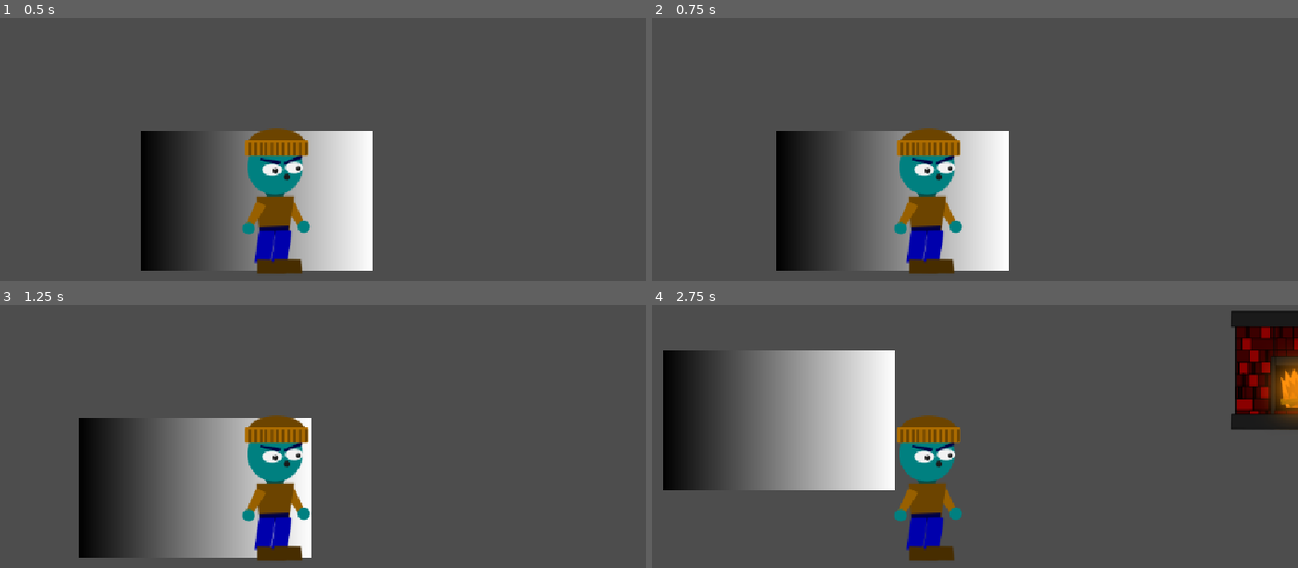
Above: before the commit, frames 1-4 (two rows, left to right).
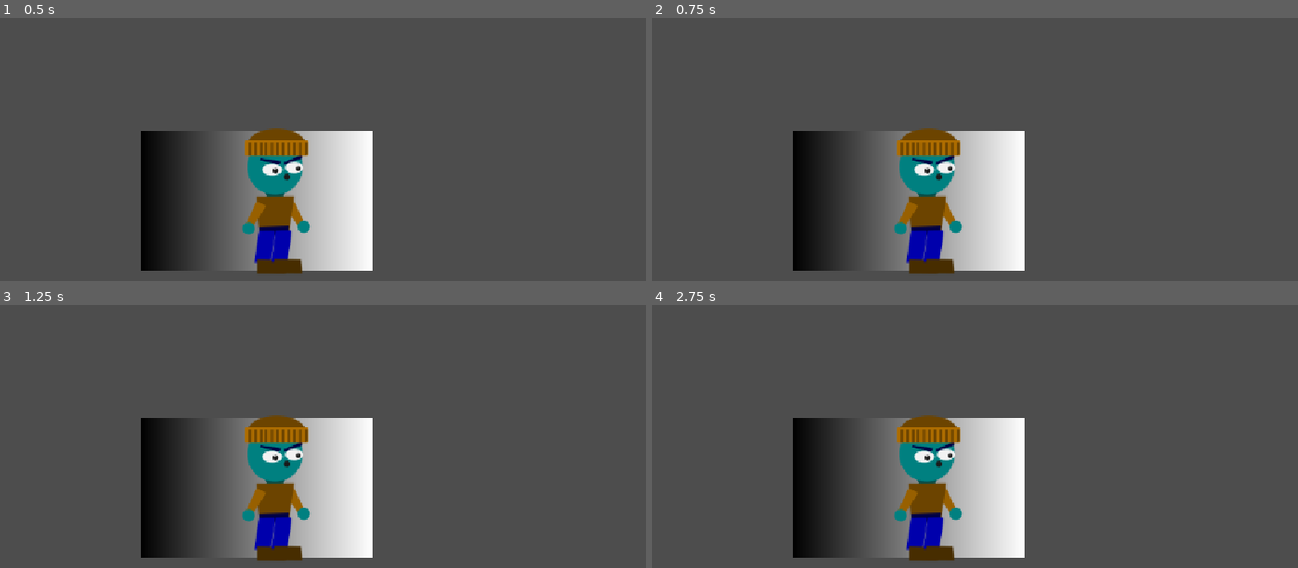
Above: after the commit, the same moments.

Repository: DropletU/autumn
Game: Godot game, scene res://Scenes/main.tscn
The game is run twice, just before and just after one commit, with the same random seed, the same clock (stepped at 60 frames per second) and the same inputs.
Inputs:
- Up to frame 1 (0.5 s): no input
- Up to frame 2 (0.75 s): tap Enter at 0.5 s; hold D (right) from 0.53 s (still down); hold Shift (sprint) from 0.53 s (still down)
- Up to frame 3 (1.25 s): keep holding D (right); keep holding Shift (sprint)
- Up to frame 4 (2.75 s): release D (right) at 1.28 s; release Shift (sprint) at 1.28 s; hold S (down) 1.28-2.03 s; tap Shift (sprint) at 1.35 s; hold D (right) from 2.03 s (still down); hold Shift (sprint) from 2.03 s (still down)

Frame 1 is identical in both runs. In frame 2, 2.7% of the frame differs, in the area x 19-58%, y 42-97%; in frame 3, 19%; in frame 4, 29%, in the area x 1-100%, y 2-97%.

Commit message:
States: Rename MovingState to WalkingState

Diff:
--- a/Scenes/player.tscn
+++ b/Scenes/player.tscn
@@ -4,7 +4,7 @@
 [ext_resource type="Script" uid="uid://tnuv5gfwl22b" path="res://Scripts/StateMachine/state_machine.gd" id="2_cvnsp"]
 [ext_resource type="Texture2D" uid="uid://c5n2013sjfc2y" path="res://Art/Character.png" id="2_x3wgy"]
 [ext_resource type="Script" uid="uid://nipsv1os5lpu" path="res://Scripts/StateMachine/States/idle_state.gd" id="3_6t5aa"]
-[ext_resource type="Script" uid="uid://dtt4fj8jhm112" path="res://Scripts/StateMachine/States/moving_state.gd" id="4_vgqql"]
+[ext_resource type="Script" uid="uid://dtt4fj8jhm112" path="res://Scripts/StateMachine/States/walking_state.gd" id="4_vgqql"]
 [ext_resource type="Script" uid="uid://b5tlqeyjqi26d" path="res://Scripts/StateMachine/States/dead_state.gd" id="5_fkybt"]
 [ext_resource type="Script" uid="uid://c7er8020dxknj" path="res://Scripts/Classes/health_component.gd" id="7_3smsa"]
 
@@ -37,7 +37,7 @@
 [node name="IdleState" type="Node" parent="StateMachine" unique_id=476263416]
 script = ExtResource("3_6t5aa")
 
-[node name="MovingState" type="Node" parent="StateMachine" unique_id=1557069569]
+[node name="WalkingState" type="Node" parent="StateMachine" unique_id=1557069569]
 script = ExtResource("4_vgqql")
 
 [node name="DeadState" type="Node" parent="StateMachine" unique_id=1820279114]
--- a/Scripts/StateMachine/States/moving_state.gd
+++ b/Scripts/StateMachine/States/walking_state.gd
@@ -17,5 +17,6 @@
 	player.move_and_slide()
 
 
-func unhandled_input(_event: InputEvent):
-	pass # Runs on the players _unhandled_input()
+func unhandled_input(event: InputEvent):
+	if event.is_action_pressed("sprint"):
+		transition.emit("RunningState")
Renamed: Scripts/StateMachine/States/moving_state.gd.uid -> Scripts/StateMachine/States/walking_state.gd.uid
